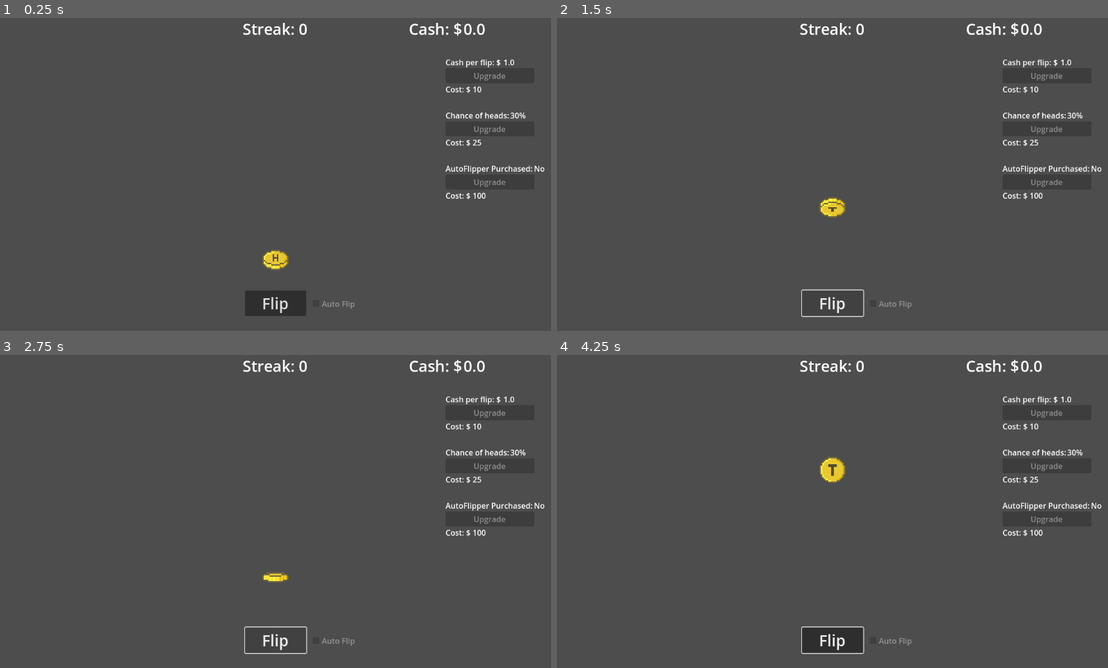
Above: before the commit, frames 1-4 (two rows, left to right).
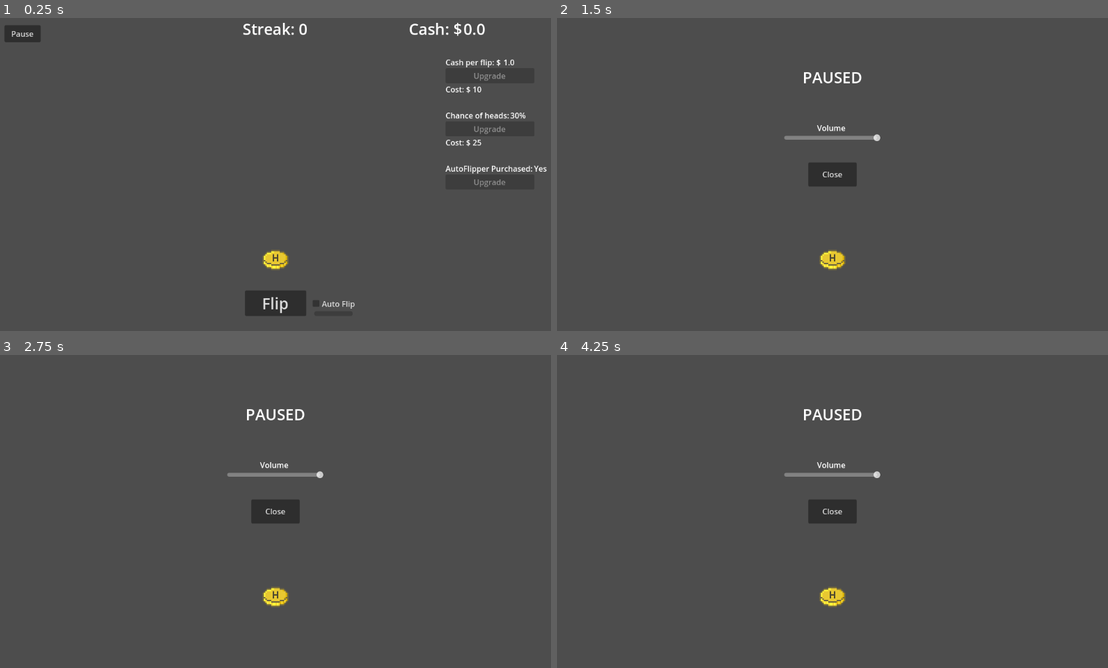
Above: after the commit, the same moments.

Repository: BrodyJack/coin-flip-game
Game: Godot game, scene res://scenes/main.tscn
Same seed, same stepped clock (60 frames per second), same inputs: the game is played once before the commit and once after it. Sound files missing from this copy of the repository are replaced by a short silence.
Inputs (mouse positions are in pixels of both pictures, inside the frame that each line leads up to):
- Up to frame 1 (0.25 s): no input
- Up to frame 2 (1.5 s): click (579, 33) at 0.5 s, where only the run after the commit has a clickable "Pause"; click (832, 302) at 1.25 s, where only the run before the commit has a clickable "Flip"
- Up to frame 3 (2.75 s): click (275, 639) at 2 s, where only the run before the commit has a clickable "Flip"
- Up to frame 4 (4.25 s): click (832, 639) at 2.75 s, where only the run before the commit has a clickable "Flip"; tap Enter at 3.5 s; move the mouse to (832, 596) at 3.52 s; press the mouse at (832, 596) at 3.53 s

The runs differ from the first frame. In frame 1, 0.5% of the frame differs, in the area x 0-100%, y 2-93%; in frame 2, 3.0%; in frame 3, 2.9%; in frame 4, 3.8%, in the area x 41-99%, y 1-96%.

Commit message:
added pause, volume, and progressbar indicator

Diff:
--- a/scenes/hud.gd
+++ b/scenes/hud.gd
@@ -5,10 +5,14 @@
 signal coin_chance_upgrade
 signal coin_auto_flip_upgrade
 signal auto_flip_status
+signal pause_game
 
 func _process(_delta: float) -> void:
 	if Input.is_action_just_pressed("spacebar_flip"):
 		flip_coin.emit()
+
+	if not $AutoFlipProgressBar/ProgressBarTimer.is_stopped():
+		$AutoFlipProgressBar.value = $AutoFlipProgressBar/ProgressBarTimer.wait_time - $AutoFlipProgressBar/ProgressBarTimer.time_left
 
 func update_streak(streak) -> void:
 	$StreakLabel.text = "Streak: " + str(streak)
@@ -54,6 +58,7 @@
 func play_upgrade_sound() -> void:
 	$UpgradeButtonSound.play()
 
+
 func _on_flip_button_pressed() -> void:
 	flip_coin.emit()
 
@@ -72,3 +77,7 @@
 
 func _on_auto_flip_enabler_toggled(toggled_on: bool) -> void:
 	auto_flip_status.emit(toggled_on)
+
+
+func _on_pause_button_pressed() -> void:
+	pause_game.emit()
--- a/scenes/hud.tscn
+++ b/scenes/hud.tscn
@@ -244,8 +244,25 @@
 focus_mode = 0
 text = "Auto Flip"
 
+[node name="AutoFlipProgressBar" type="ProgressBar" parent="."]
+offset_left = 656.0
+offset_top = 607.0
+offset_right = 736.0
+offset_bottom = 617.0
+show_percentage = false
+
+[node name="ProgressBarTimer" type="Timer" parent="AutoFlipProgressBar"]
+
+[node name="PauseButton" type="Button" parent="."]
+offset_left = 15.0
+offset_top = 15.0
+offset_right = 90.0
+offset_bottom = 50.0
+text = "Pause"
+
 [connection signal="pressed" from="FlipButton" to="." method="_on_flip_button_pressed"]
 [connection signal="pressed" from="CoinValueUpgradeBox/UpgradeButton" to="." method="_on_coin_value_upgrade_button_pressed"]
 [connection signal="pressed" from="CoinChanceUpgradeBox/UpgradeButton" to="." method="_on_coin_chance_upgrade_button_pressed"]
 [connection signal="pressed" from="CoinAutoFlipUpgradeBox/UpgradeButton" to="." method="_on_auto_flip_upgrade_button_pressed"]
 [connection signal="toggled" from="AutoFlipEnabler" to="." method="_on_auto_flip_enabler_toggled"]
+[connection signal="pressed" from="PauseButton" to="." method="_on_pause_button_pressed"]
--- a/scenes/main.gd
+++ b/scenes/main.gd
@@ -41,11 +41,14 @@
 @export var bonus_coin_cash_value = 10
 var active_bonus_coin: RigidBody2D = null
 
+@export var volume = 1.0
+
 # Called when the node enters the scene tree for the first time.
 func _ready() -> void:
 	update_hud()
 	$BonusCoinSpawnTimer.start()
 	$MainMusic.play()
+	$PauseMenu.set_volume(volume)
 
 # Called every frame. 'delta' is the elapsed time since the previous frame.
 func _process(_delta: float) -> void:
@@ -157,8 +160,13 @@
 	if auto_flipper_enabled:
 		flip_coin()
 		$AutoFlipTimer.start()
+		$HUD/AutoFlipProgressBar.max_value = $AutoFlipTimer.wait_time
+		$HUD/AutoFlipProgressBar/ProgressBarTimer.wait_time = $AutoFlipTimer.wait_time
+		$HUD/AutoFlipProgressBar/ProgressBarTimer.start()
 	else:
 		$AutoFlipTimer.stop()
+		$HUD/AutoFlipProgressBar/ProgressBarTimer.stop()
+		$HUD/AutoFlipProgressBar.value = 0.01
 
 
 
@@ -175,7 +183,11 @@
 	spawn_loc.progress_ratio = randf()
 
 	bonus_coin.position = spawn_loc.position
-	bonus_coin.gravity_scale = randf()
+	bonus_coin.gravity_scale = randf_range(0.5, 1.5)
+	# Make it a little easier to click if moving quickly
+	if bonus_coin.gravity_scale > 1.0:
+		bonus_coin.get_node("CollisionShape2D").scale *= 1.5
+
 	bonus_coin.set_is_bonus_coin(true)
 	var anim = bonus_coin.get_node("AnimatedSprite2D")
 	anim.speed_scale = 0.5
@@ -189,9 +201,13 @@
 
 
 func _on_coin_bonus_coin_clicked() -> void:
+	# Prevent duplicate clicks
+	if active_bonus_coin.freeze == true:
+		return
+
+	active_bonus_coin.freeze = true
 	print("click_bonus_coin_signal_received")
 	total_cash += bonus_coin_cash_value
-	active_bonus_coin.freeze = true
 	active_bonus_coin.get_node("HeadsSound").finished.connect(_free_up_bonus_coin)
 	active_bonus_coin.get_node("HeadsSound").play()
 	update_hud()
@@ -199,3 +215,16 @@
 func _free_up_bonus_coin() -> void:
 	active_bonus_coin.queue_free()
 	active_bonus_coin = null
+
+
+func _on_hud_pause_game() -> void:
+	$PauseMenu._on_pause_button_pressed()
+	$HUD.hide()
+
+
+func _on_pause_menu_unpause_game() -> void:
+	$HUD.show()
+
+
+func _on_pause_menu_volume_change(value: float) -> void:
+	$MainMusic.volume_linear = value / 100.0
--- a/scenes/main.tscn
+++ b/scenes/main.tscn
@@ -1,10 +1,11 @@
-[gd_scene load_steps=7 format=3 uid="uid://hf7ddsten8pi"]
+[gd_scene load_steps=8 format=3 uid="uid://hf7ddsten8pi"]
 
 [ext_resource type="PackedScene" uid="uid://1prjnjfcys4f" path="res://scenes/coin.tscn" id="1_o5qli"]
 [ext_resource type="Script" uid="uid://imxxs6scpkgd" path="res://scenes/main.gd" id="1_sugp2"]
 [ext_resource type="PackedScene" uid="uid://bwi2r0dhygwfn" path="res://scenes/hud.tscn" id="2_0wfyh"]
 [ext_resource type="PackedScene" uid="uid://nv2d5rd7f1md" path="res://scenes/invisible_floor.tscn" id="4_jyhfs"]
 [ext_resource type="AudioStream" uid="uid://g0y4s15wa1e7" path="res://assets/percussivegroove_reverb_010126.wav" id="5_tbgi4"]
+[ext_resource type="PackedScene" uid="uid://qggtxmj7vmeo" path="res://scenes/pause_menu.tscn" id="6_tefeu"]
 
 [sub_resource type="Curve2D" id="Curve2D_tbgi4"]
 _data = {
@@ -14,6 +15,7 @@
 
 [node name="Node" type="Node"]
 script = ExtResource("1_sugp2")
+auto_flipper_purchased = true
 bonus_coin_spawn_scene = ExtResource("1_o5qli")
 
 [node name="CoinPosition" type="Marker2D" parent="."]
@@ -28,6 +30,7 @@
 position = Vector2(576, 527)
 
 [node name="MainMusic" type="AudioStreamPlayer" parent="."]
+process_mode = 3
 stream = ExtResource("5_tbgi4")
 
 [node name="AutoFlipTimer" type="Timer" parent="."]
@@ -42,6 +45,9 @@
 [node name="BonusCoinSpawnTimer" type="Timer" parent="."]
 wait_time = 5.0
 
+[node name="PauseMenu" parent="." instance=ExtResource("6_tefeu")]
+visible = false
+
 [connection signal="body_entered" from="Coin" to="." method="_on_coin_land"]
 [connection signal="bonus_coin_clicked" from="Coin" to="." method="_on_coin_bonus_coin_clicked"]
 [connection signal="auto_flip_status" from="HUD" to="." method="_on_hud_auto_flip_status"]
@@ -49,6 +55,9 @@
 [connection signal="coin_chance_upgrade" from="HUD" to="." method="_on_hud_coin_chance_upgrade"]
 [connection signal="coin_value_upgrade" from="HUD" to="." method="_on_hud_coin_value_upgrade"]
 [connection signal="flip_coin" from="HUD" to="." method="flip_coin"]
+[connection signal="pause_game" from="HUD" to="." method="_on_hud_pause_game"]
 [connection signal="finished" from="MainMusic" to="." method="_on_main_music_finished"]
 [connection signal="timeout" from="AutoFlipTimer" to="." method="_on_auto_flip_timer_timeout"]
 [connection signal="timeout" from="BonusCoinSpawnTimer" to="." method="_on_bonus_coin_spawn_timer_timeout"]
+[connection signal="unpause_game" from="PauseMenu" to="." method="_on_pause_menu_unpause_game"]
+[connection signal="volume_change" from="PauseMenu" to="." method="_on_pause_menu_volume_change"]
--- /dev/null
+++ b/scenes/pause_menu.gd
@@ -0,0 +1,25 @@
+extends Control
+
+signal unpause_game
+signal volume_change
+
+func _ready() -> void:
+	hide()
+	get_tree().paused = false
+
+func set_volume(volume: float) -> void:
+	$VolumeSlider.value = volume * 100.0
+
+func _on_pause_button_pressed() -> void:
+	get_tree().paused = true
+	show()
+
+
+func _on_close_pause_button_pressed() -> void:
+	hide()
+	get_tree().paused = false
+	unpause_game.emit()
+
+
+func _on_volume_slider_value_changed(value: float) -> void:
+	volume_change.emit(value)
--- /dev/null
+++ b/scenes/pause_menu.tscn
@@ -0,0 +1,66 @@
+[gd_scene load_steps=2 format=3 uid="uid://qggtxmj7vmeo"]
+
+[ext_resource type="Script" uid="uid://b7yu1d82aiw7m" path="res://scenes/pause_menu.gd" id="1_n87rw"]
+
+[node name="PauseMenu" type="Control"]
+process_mode = 2
+layout_mode = 3
+anchors_preset = 15
+anchor_right = 1.0
+anchor_bottom = 1.0
+grow_horizontal = 2
+grow_vertical = 2
+script = ExtResource("1_n87rw")
+
+[node name="Button" type="Button" parent="."]
+layout_mode = 1
+anchors_preset = 8
+anchor_left = 0.5
+anchor_top = 0.5
+anchor_right = 0.5
+anchor_bottom = 0.5
+offset_left = -50.0
+offset_top = -25.0
+offset_right = 50.0
+offset_bottom = 25.0
+grow_horizontal = 2
+grow_vertical = 2
+text = "Close"
+
+[node name="Label" type="Label" parent="."]
+layout_mode = 1
+anchors_preset = 5
+anchor_left = 0.5
+anchor_right = 0.5
+offset_left = -62.0
+offset_top = 100.0
+offset_right = 62.0
+offset_bottom = 145.0
+grow_horizontal = 2
+theme_override_font_sizes/font_size = 32
+text = "PAUSED"
+
+[node name="VolumeSlider" type="HSlider" parent="."]
+layout_mode = 1
+anchors_preset = 8
+anchor_left = 0.5
+anchor_top = 0.5
+anchor_right = 0.5
+anchor_bottom = 0.5
+offset_left = -100.0
+offset_top = -84.0
+offset_right = 100.0
+offset_bottom = -68.0
+grow_horizontal = 2
+grow_vertical = 2
+
+[node name="VolumeLabel" type="Label" parent="."]
+layout_mode = 0
+offset_left = 544.0
+offset_top = 216.0
+offset_right = 603.0
+offset_bottom = 239.0
+text = "Volume"
+
+[connection signal="pressed" from="Button" to="." method="_on_close_pause_button_pressed"]
+[connection signal="value_changed" from="VolumeSlider" to="." method="_on_volume_slider_value_changed"]
Not shown, added: scenes/pause_menu.gd.uid
